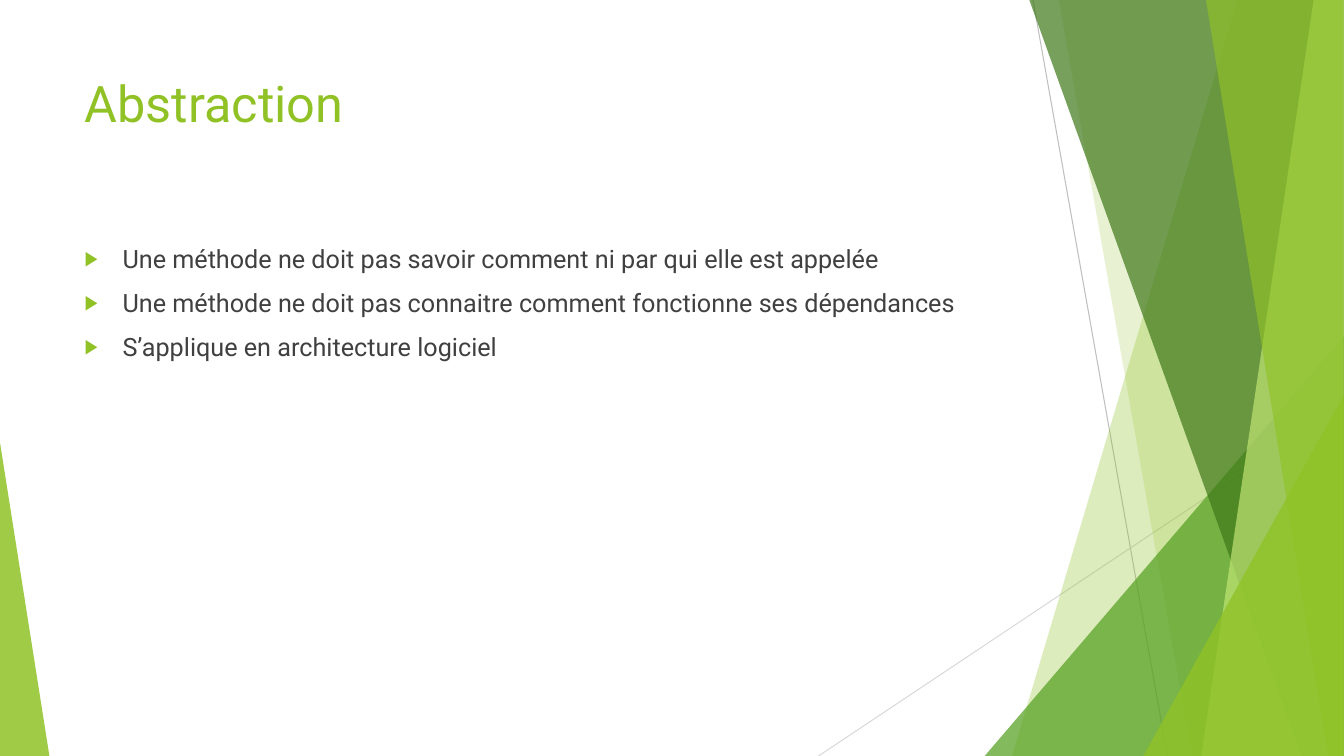
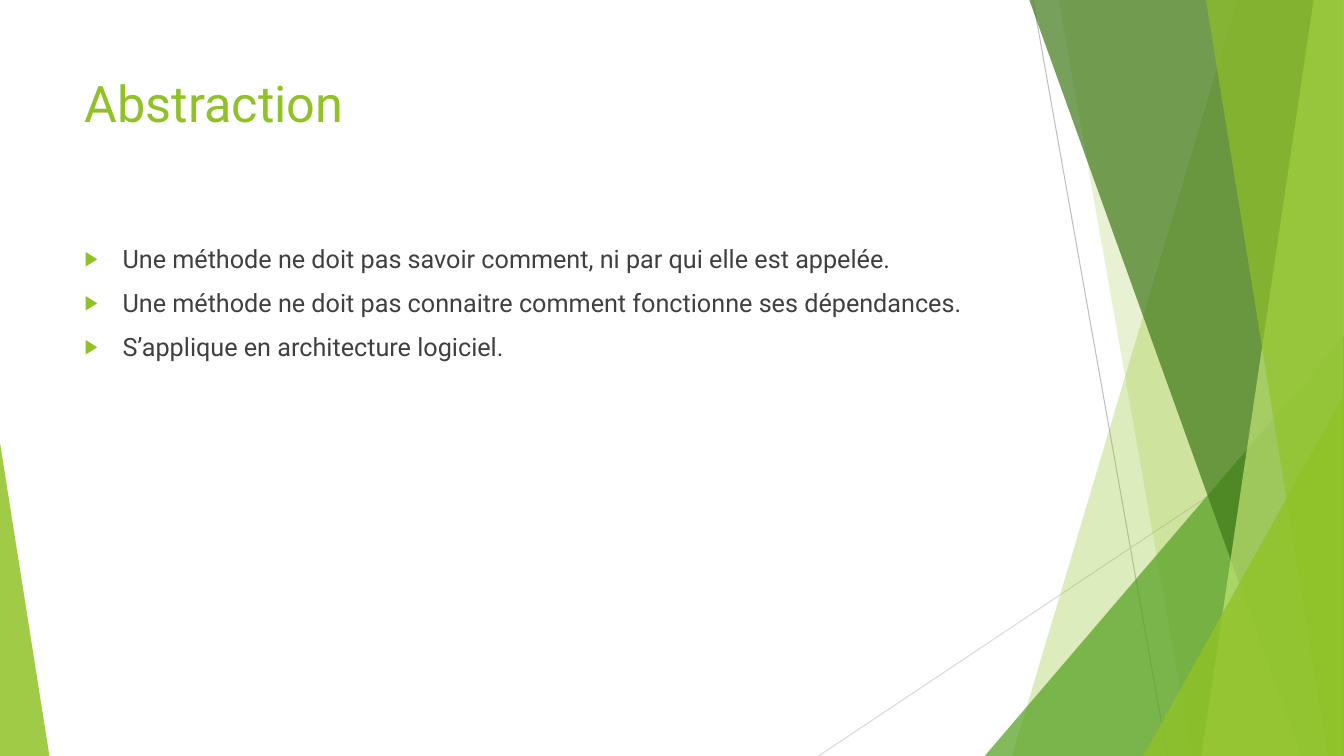
Before and after one commit to worming004/SimpleIsNotEasy, a slide deck: slide 23 of PPT/Easy != Simple.pptx. Drawn at 1344x756 pixels with LibreOffice and Linux fonts; fonts in the diff are those of the drawing. Boxes give left, top, right and bottom in pixels: in the first picture for what was removed or moved away, otherwise in the second. Text is boxed around its words. In the diff, an @@ line names an element or a change of style, - is before the commit and + after.

```diff
--- a/PPT/Easy != Simple.pptx
+++ b/PPT/Easy != Simple.pptx
@@ text at (x1=123, y1=249, x2=961, y2=362): text changed @@
-▶ Une méthode ne doit pas savoir comment ni par qui elle est appelée
-▶ Une méthode ne doit pas connaitre comment fonctionne ses dépendances
-▶ S’applique en architecture logiciel
+▶ Une méthode ne doit pas savoir comment, ni par qui elle est appelée.
+▶ Une méthode ne doit pas connaitre comment fonctionne ses dépendances.
+▶ S’applique en architecture logiciel.
```
Also in this commit, not shown: 16 other slides changed.
